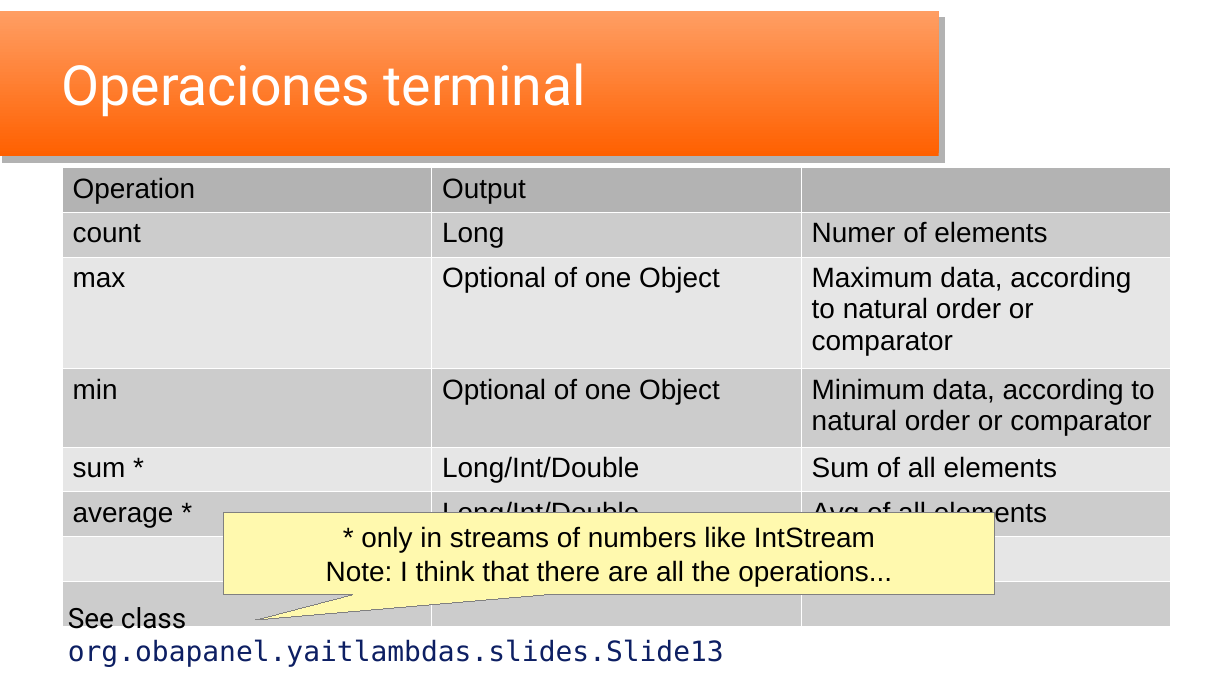
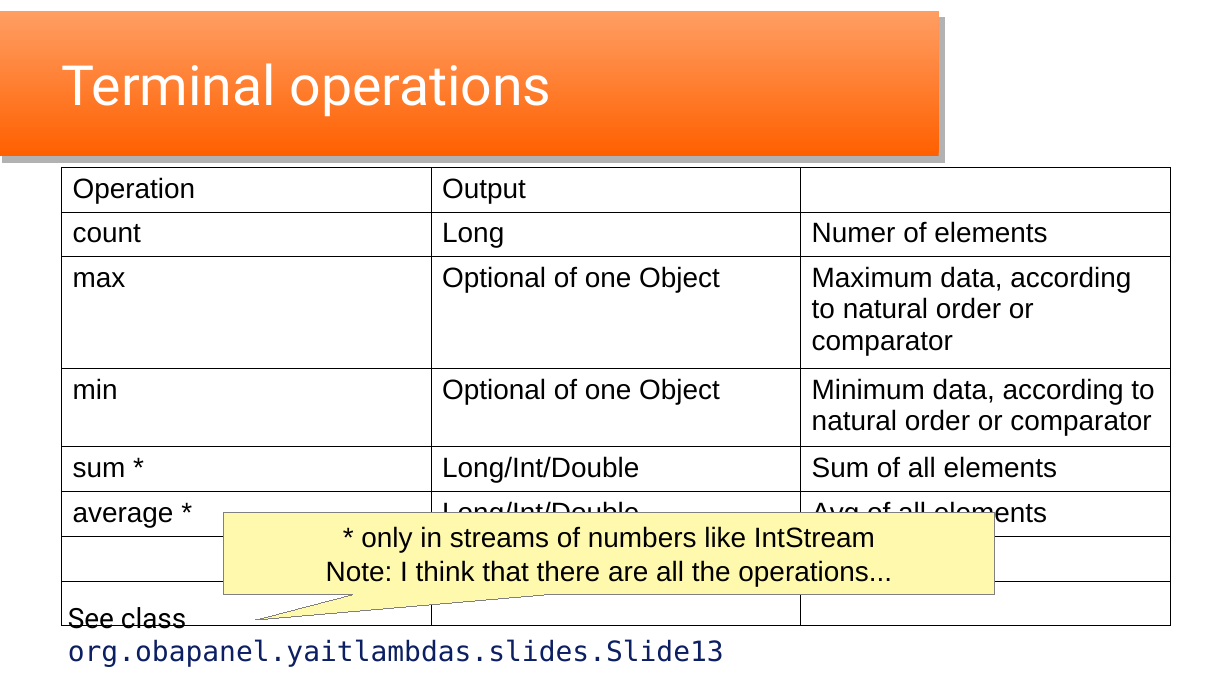
Before and after one commit to oscar-besga-panel/YaitLambdas, a slide deck: slide 13 of YaitLambdas_en.odp (slide 14 before the commit). Drawn at 1232x693 pixels with LibreOffice and Linux fonts; fonts in the diff are those of the drawing; background and template pictures are left out. Boxes give left, top, right and bottom in pixels: in the first picture for what was removed or moved away, otherwise in the second. Text is boxed around its words. In the diff, an @@ line names an element or a change of style, - is before the commit and + after.

```diff
--- a/YaitLambdas_en.odp
+++ b/YaitLambdas_en.odp
@@ title at (x1=62, y1=63, x2=552, y2=116): text changed @@
-Operaciones terminal
+Terminal operations
@@ table at (x1=61, y1=168, x2=1172, y2=604) @@
@@ fill #B3B3B3 to none in 2 cells @@
@@ fill #CCCCCC to none in 9 cells @@
@@ fill #E6E6E6 to none in 6 cells @@
@@ borders changed @@
```
Also in this commit, not shown: 4 other slides changed, 2 slides added, 1 slide removed, 6 other files.
